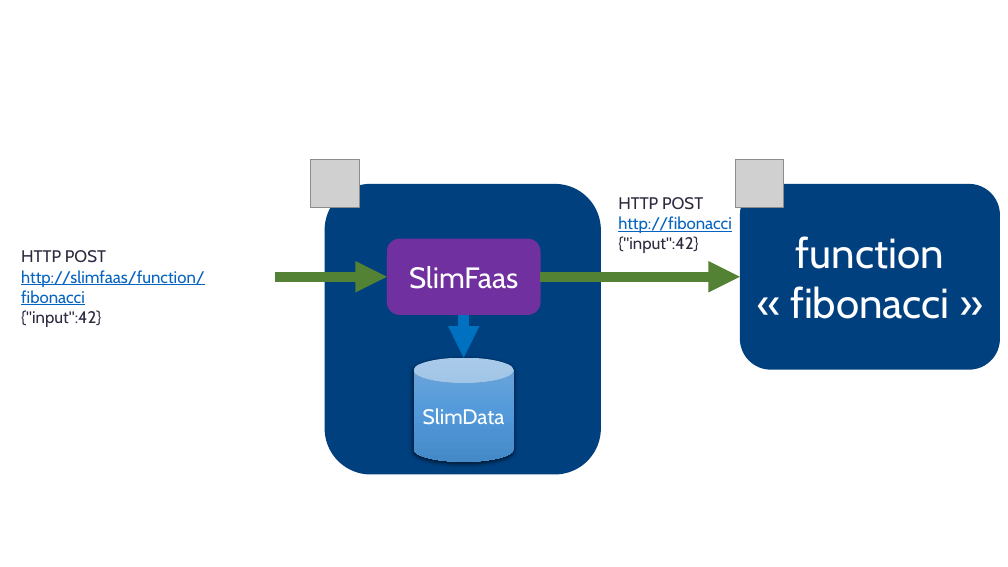
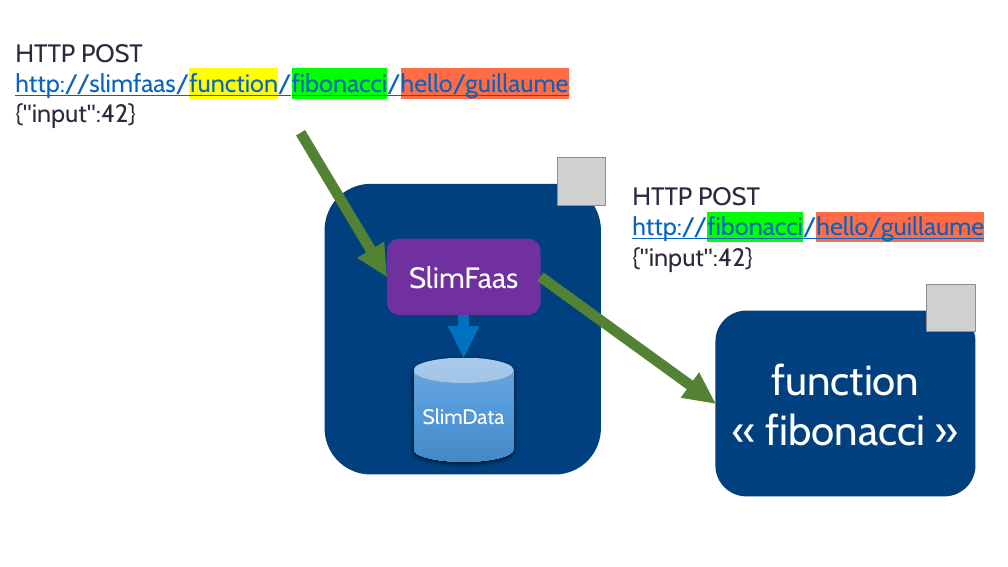
Before and after one commit to AxaFrance/SlimFaas, a slide deck: slide 1 of documentation/slimfaas.pptx (slide 2 before the commit). Drawn at 1008x567 pixels with LibreOffice and Linux fonts; fonts in the diff are those of the drawing; grey boxes stand for pictures. Boxes give left, top, right and bottom in pixels: in the first picture for what was removed or moved away, otherwise in the second. Text is boxed around its words. In the diff, an @@ line names an element or a change of style, - is before the commit and + after.

Commit message:
feature(slimfaas): status-functions (#65)
* update

* update

* fix

* update

* update

* update

* update

* update

* update

* dte

* update

* update

```diff
--- a/documentation/slimfaas.pptx
+++ b/documentation/slimfaas.pptx
@@ text "HTTP POST": place and size @@
-text "HTTP POST" at box(21, 250, 205, 327)
+text "HTTP POST" at box(15, 44, 568, 128)
@@ text at box(15, 44, 143, 128): size 16 to 24 pt in "HTTP POST", "{"input":42}" @@
@@ text at box(15, 71, 568, 98): text changed; size 16 to 24 pt @@
-http://slimfaas/function/fibonacci
+http://slimfaas/function/fibonacci/hello/guillaume
@@ arrow moved from (274, 277) - (387, 277) to (301, 133) - (387, 277) @@
@@ picture: place and size @@
-picture at box(311, 160, 359, 207)
+picture at box(557, 158, 606, 206)
@@ text "HTTP POST": place and size @@
-text "HTTP POST" at box(618, 197, 731, 253)
+text "HTTP POST" at box(632, 187, 984, 272)
@@ text at box(632, 187, 760, 206): size 16 to 24 pt in "HTTP POST" @@
@@ text at box(632, 215, 984, 272): text changed; size 16 to 24 pt @@
-http://fibonacci
-{"input":42}
+http://fibonacci/hello/guillaume
+{"input":42}
@@ arrow moved from (541, 277) - (740, 277) to (541, 277) - (715, 404) @@
@@ picture: place and size @@
-picture at box(735, 160, 783, 207)
+picture at box(927, 284, 975, 332)
@@ rounded rectangle "function « fibonacci »": place and size @@
-rounded rectangle "function « fibonacci »" at box(740, 184, 1000, 370)
+rounded rectangle "function « fibonacci »" at box(715, 311, 975, 497)
```
Also in this commit, not shown: 1 other slide changed, 1 slide added, 17 other files.
